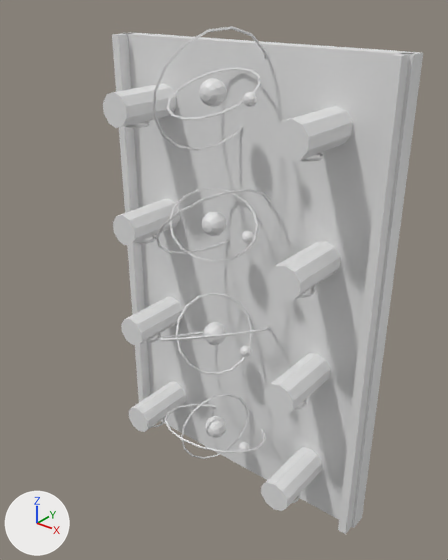
The OBJ model Selkie's Moon ~ until we meet again ~/datafiles/stage3d_04_caelia_bloodstar_orrery.obj, before and after one commit.
The view is the same before and after, from a 50 mm camera at (46.9, -62.1, 70.7) aimed at (1.5, -5.4, 35.5). Every picture has the same lights, and +X, +Y and +Z are marked at lower left. The first picture is the older version. Where no turn or scale is listed for an object, it has been applied to the vertices. Vertices at exactly the same position are counted once.

The older version as bpy lines, for what is in view:
```python
me_clocktower_0__1 = bpy.data.meshes.new('ClockTower_0_-1')
me_clocktower_0__1.from_pydata(...)  # a 10-sided cylinder along y spanning x -15.09..-10.91, y -9.0..0.0, z 5.8..10.2
me_clocktower_3_1 = bpy.data.meshes.new('ClockTower_3_1')
me_clocktower_3_1.from_pydata(...)  # a 10-sided cylinder along y spanning x 10.91..15.09, y -9.0..0.0, z 53.8..58.2
me_planet_3 = bpy.data.meshes.new('Planet_3')
me_planet_3.from_pydata(...)  # an icosphere of 80 faces spanning x 5.28..6.72, y -7.3..-5.7, z 58.24..59.76
ob_clocktower_0__1 = bpy.data.objects.new('ClockTower_0_-1', me_clocktower_0__1)
ob_clocktower_0__1.location = (0.0, 0.0, 0.0)
ob_clocktower_3_1 = bpy.data.objects.new('ClockTower_3_1', me_clocktower_3_1)
ob_clocktower_3_1.location = (0.0, 0.0, 0.0)
ob_planet_3 = bpy.data.objects.new('Planet_3', me_planet_3)
ob_planet_3.location = (0.0, 0.0, 0.0)
# also in view: 'ClockTower_2_-1' at (-13.0, -4.5, 40.0); 'Left_Edge' at (-20.0, -0.2, 32.0); 'Continuous_Ground' at (0.0, 1.3, 32.0); 'ClockTower_1_-1' at (-13.0, -4.5, 24.0); 'Right_Edge' at (20.0, -0.2, 32.0)
```
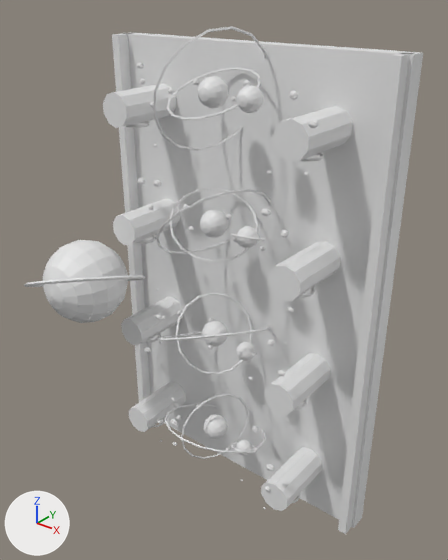
Where the change shows, as pixel boxes (x1, y1, x2, y2) in the pictures (448 x 560 px):
'HorizonPlanet', added: after (42, 240, 128, 323)
'Planet_3', reshaped (80% wider, 81% taller): before (243, 92, 257, 107); after (237, 85, 263, 113)
'HorizonPlanetRings', added: after (24, 275, 145, 287)

Edits to the bpy script that builds the scene:
```text
Change me_planet_3:
    used by ob_planet_3; location = (0.0, 0.0, 0.0)
    remove me_planet_3.from_pydata(...)  # 42 vertices, 80 faces; spans x 5.28..6.72, y -7.3..-5.7, z 58.24..59.76
    add me_planet_3.from_pydata(...)  # 86 vertices, 168 faces; spans x 4.61..7.39, y -7.96..-5.04, z 57.58..60.42
    me_planet_3 part 1: 42 vertices removed from x 5.28..6.72, y -7.3..-5.7, z 58.24..59.76; 86 vertices added at x 4.61..7.39, y -7.96..-5.04, z 57.58..60.42, forming a UV sphere (14 segments, 7 rings, poles along y)
Add me_horizonplanetrings:
    me_horizonplanetrings.from_pydata(...)  # 64 vertices, 128 faces; spans x -24.3..-8.7, y -21.3..-5.7, z 29.2..36.8
Add me_horizonplanet:
    me_horizonplanet.from_pydata(...)  # a UV sphere (18 segments, 9 rings, poles along y) spanning x -22.13..-10.87, y -19.3..-7.7, z 27.29..38.71
Add ob_horizonplanetrings:
    ob_horizonplanetrings = bpy.data.objects.new('HorizonPlanetRings', me_horizonplanetrings)
    ob_horizonplanetrings.location = (0.0, 0.0, 0.0)
Add ob_horizonplanet:
    ob_horizonplanet = bpy.data.objects.new('HorizonPlanet', me_horizonplanet)
    ob_horizonplanet.location = (0.0, 0.0, 0.0)
```
